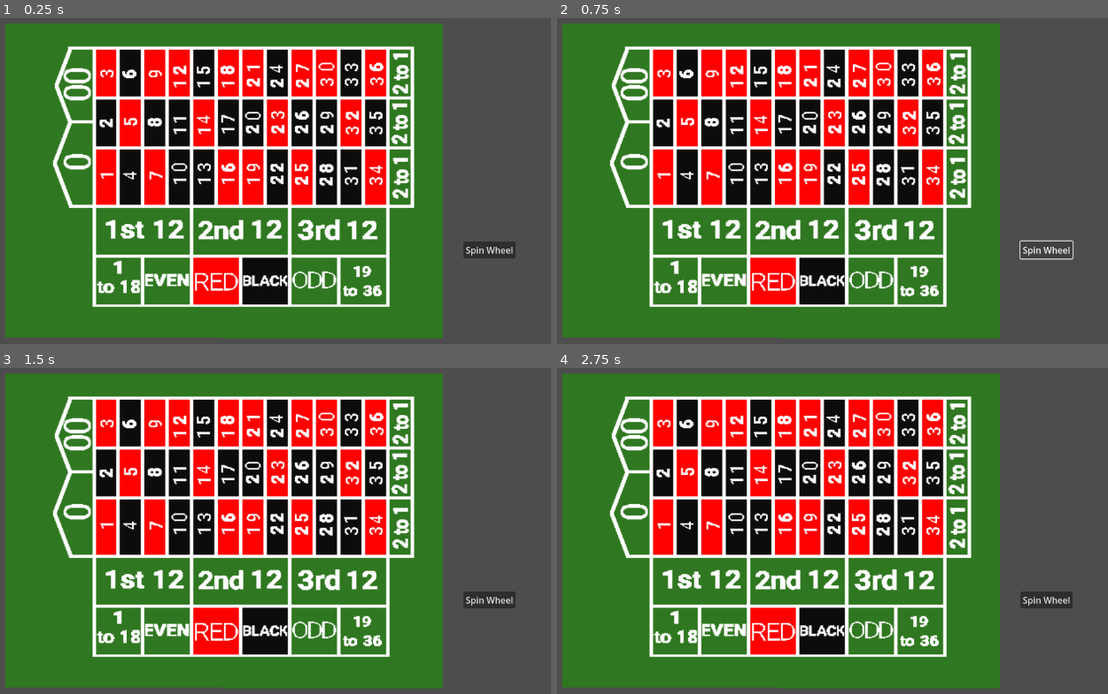
Above: before the commit, frames 1-4 (two rows, left to right).
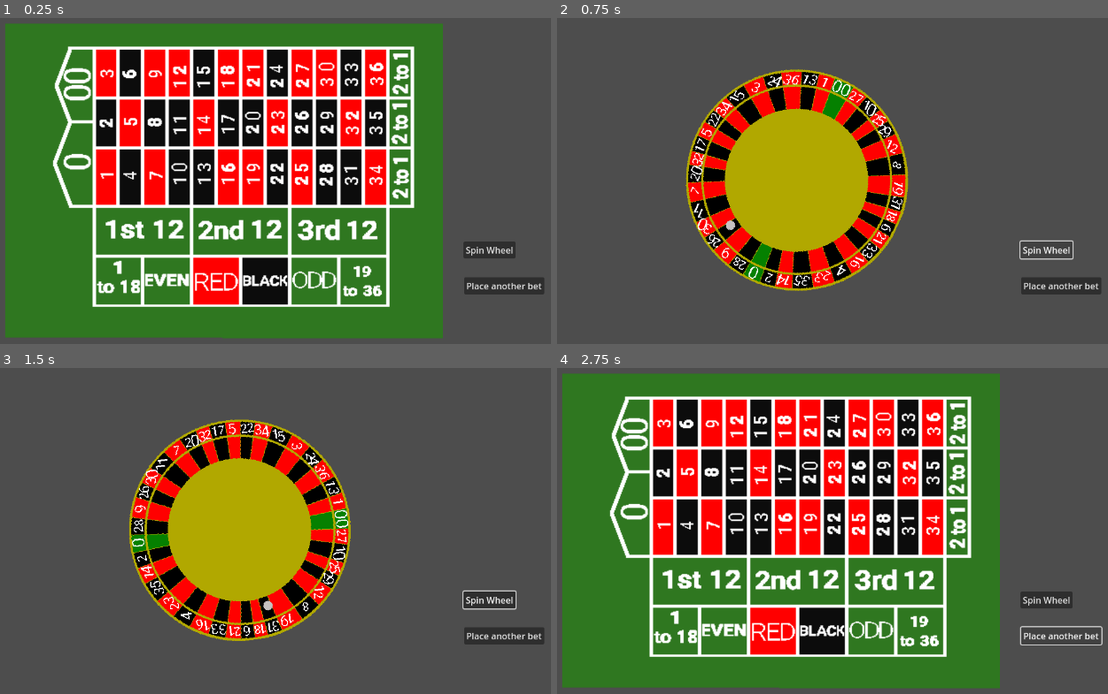
Above: after the commit, the same moments.

Repository: OwenFrakes/congressAppChallenge
Game: Godot game, scene res://Scenes/Roulette.tscn
Same seed, same stepped clock (60 frames per second), same inputs: the game is played once before the commit and once after it. This scene is started directly instead of the project's main scene.
Inputs (mouse positions are in pixels of both pictures, inside the frame that each line leads up to):
- Up to frame 1 (0.25 s): no input
- Up to frame 2 (0.75 s): click "Spin Wheel" at 0.5 s
- Up to frame 3 (1.5 s): click (132, 527) at 1.25 s, where only the run before the commit has a clickable "3"
- Up to frame 4 (2.75 s): click (1063, 635) at 2 s, where only the run after the commit has a clickable "Place another bet"

The runs differ from the first frame. In frame 1, 0.7% of the frame differs, in the area x 84-99%, y 79-85%; in frame 2, 75%; in frame 3, 75%, in the area x 0-99%, y 1-99%; in frame 4, 0.3%.

Commit message:
Reset button
Coded the reset button for the wheel, and started coding the betting buttons

Diff:
--- a/Scenes/Roulette.tscn
+++ b/Scenes/Roulette.tscn
@@ -6,6 +6,7 @@
 [ext_resource type="Script" path="res://Scenes/ball.gd" id="4_q07vo"]
 [ext_resource type="Texture2D" uid="uid://cg7y1shsce6m" path="res://Resources/Roulette Table.png" id="5_kh7es"]
 [ext_resource type="Script" path="res://Scenes/table.gd" id="6_yr1f4"]
+[ext_resource type="Texture2D" uid="uid://bs5urao65x1jr" path="res://Resources/$1 Poker chip.png" id="7_opi28"]
 
 [node name="Roulette" type="Node2D"]
 
@@ -409,3 +410,48 @@
 offset_right = 212.337
 offset_bottom = -106.424
 text = "3"
+
+[node name="1" type="Button" parent="Table"]
+show_behind_parent = true
+offset_left = -146.209
+offset_top = -36.3309
+offset_right = -123.209
+offset_bottom = 26.6691
+text = "3"
+
+[node name="2" type="Button" parent="Table"]
+show_behind_parent = true
+offset_left = -145.577
+offset_top = -106.835
+offset_right = -122.577
+offset_bottom = -43.8345
+text = "3"
+
+[node name="00" type="Button" parent="Table"]
+show_behind_parent = true
+offset_left = -177.0
+offset_top = -170.0
+offset_right = -150.0
+offset_bottom = -79.0
+text = "3"
+
+[node name="0" type="Button" parent="Table"]
+show_behind_parent = true
+offset_left = -177.804
+offset_top = -66.5468
+offset_right = -150.804
+offset_bottom = 24.4532
+text = "3"
+
+[node name="Chip" type="Sprite2D" parent="Table"]
+visible = false
+position = Vector2(-220.774, 98.2014)
+scale = Vector2(0.100448, 0.124101)
+texture = ExtResource("7_opi28")
+
+[node name="Reset" type="Button" parent="."]
+offset_left = 1051.0
+offset_top = 508.0
+offset_right = 1196.0
+offset_bottom = 539.0
+text = "Place another bet"
--- a/Scenes/table.gd
+++ b/Scenes/table.gd
@@ -1,11 +1,25 @@
 extends Sprite2D
-
-
+#create varables for all buttons
+var bet=false
 # Called when the node enters the scene tree for the first time.
 func _ready() -> void:
-	pass # Replace with function body.
-
+	var one_node = $"1"
+	one_node.connect("pressed", Callable(self, "one_button_pressed"))
+	var button_node = $"../Button"
+	button_node.connect("pressed", Callable(self, "on_button_pressed"))
+	var reset_node = $"../Reset"
+	reset_node.connect("pressed", Callable(self, "on_reset_pressed"))
 
 # Called every frame. 'delta' is the elapsed time since the previous frame.
-func _process(delta: float) -> void:
+func _process(delta) -> void:
 	pass
+
+func on_button_pressed():
+	self.hide()
+	$Chip.hide()
+func one_button_pressed():
+	$Chip.show()
+	bet=true
+func on_reset_pressed():
+	self.show()
+	bet=false
Not shown: 1 places in Scenes/Roulette.tscn that only renumber resources
